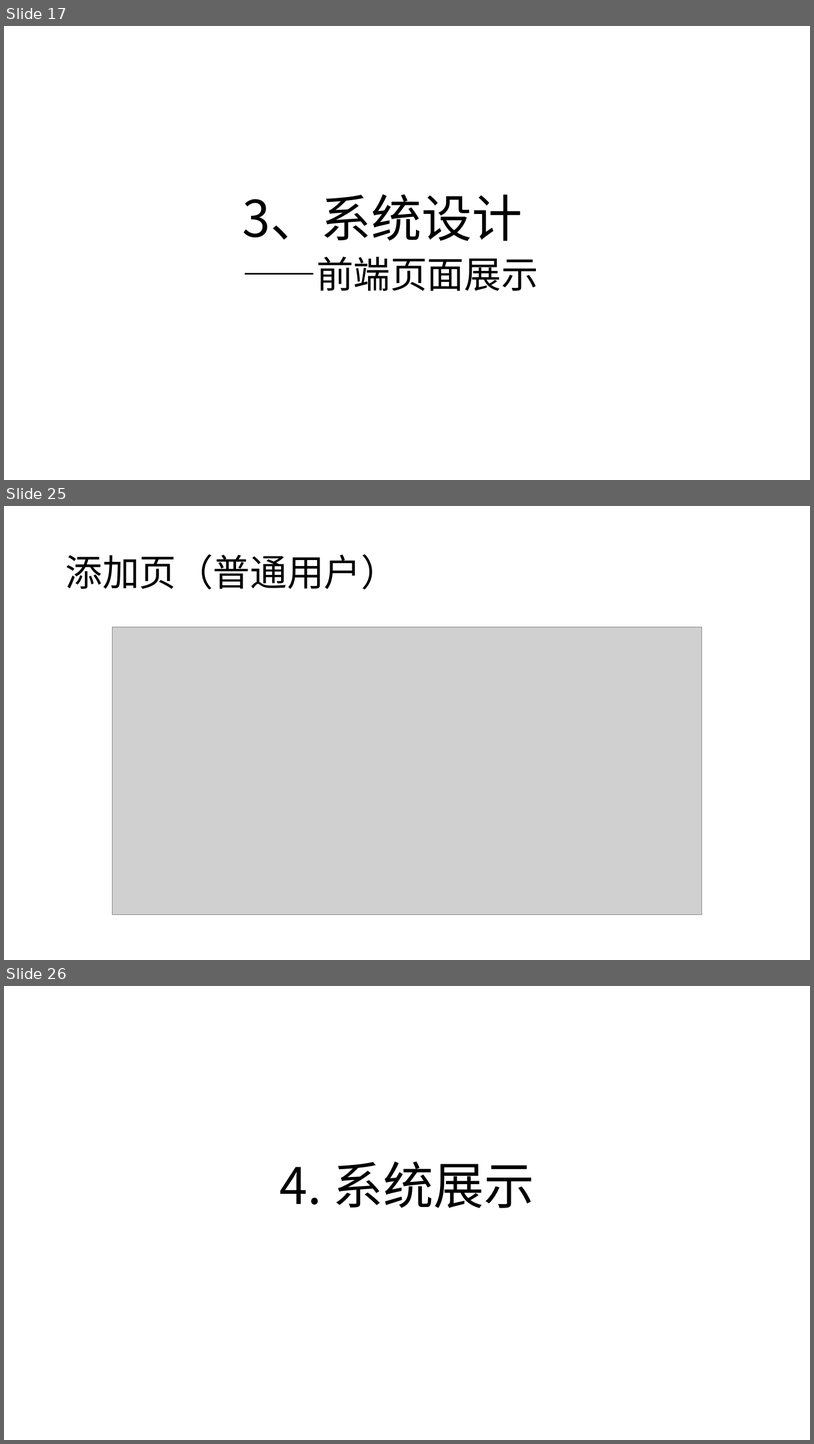
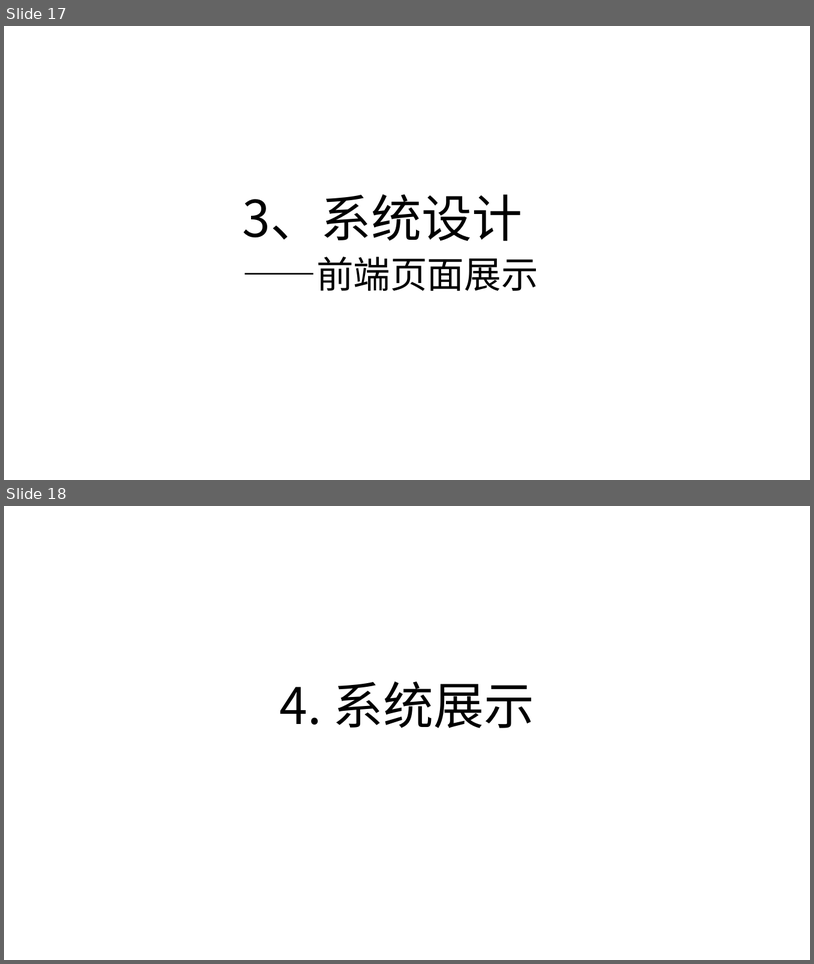
Before and after one commit to GuanyuCui/2020-DBLAB, a slide deck: 展示报告.pptx. Shown one above the other, each under a label of ours: slides 17, 25 and 26 before the commit, slides 17 and 18 after it; the slides between them are not shown. The pictures are 814x1444 and 814x964 pixels, drawn with LibreOffice and Linux fonts; fonts in the diff are those of the drawing; grey boxes stand for pictures. Boxes give left, top, right and bottom in pixels: in the first picture for what was removed or moved away, otherwise in the second. Text is boxed around its words. In the diff, an @@ line names an element or a change of style, - is before the commit and + after.

```diff
--- a/展示报告.pptx
+++ b/展示报告.pptx
@@ slide 25 removed at (x1=4, y1=506, x2=810, y2=960), background #FFFFFF @@
@@ title removed at (x1=65, y1=554, x2=398, y2=589) @@
-添加页（普通用户）
@@ picture removed at (x1=112, y1=627, x2=702, y2=915) @@
@@ what was slide 26 is now slide 18 @@
```
Also in this commit, not shown: 7 other slides removed, 4 other files.
